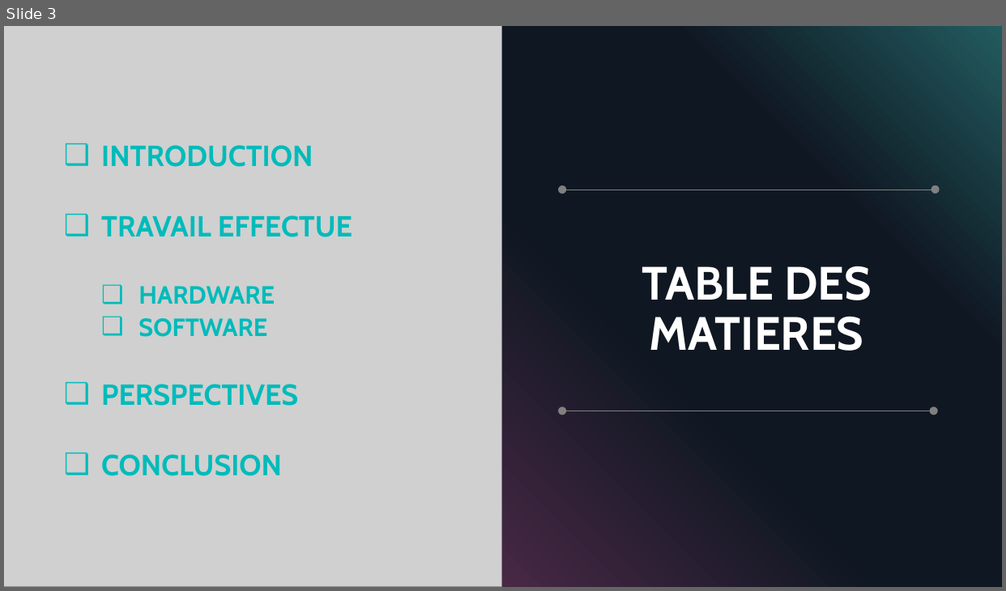
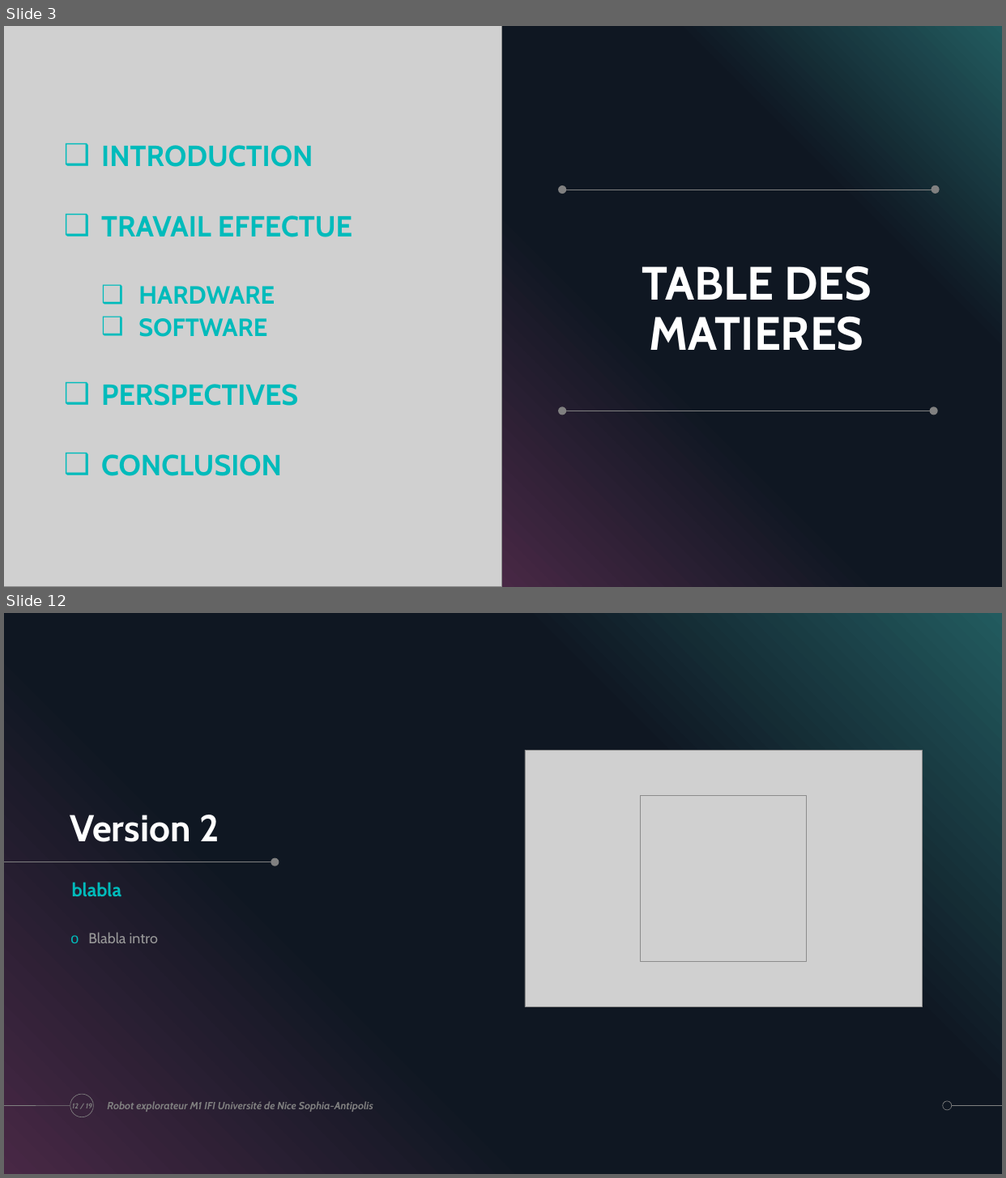
Before and after one commit to ChloeMaccarinelli/TER_M1_S2, a slide deck: doc/Diapo_LOTFI_MACCARINELLI_MARION.pptx. Shown one above the other, each under a label of ours: slide 3 before the commit, slides 3 and 12 after it; the slides between them are not shown. The pictures are 1006x591 and 1006x1178 pixels, drawn with LibreOffice and Linux fonts; fonts in the diff are those of the drawing; grey boxes stand for pictures; background and template pictures are left out. Boxes give left, top, right and bottom in pixels: in the first picture for what was removed or moved away, otherwise in the second. Text is boxed around its words. In the diff, an @@ line names an element or a change of style, - is before the commit and + after.

```diff
--- a/doc/Diapo_LOTFI_MACCARINELLI_MARION.pptx
+++ b/doc/Diapo_LOTFI_MACCARINELLI_MARION.pptx
@@ slide 12 added at (4,613,1002,1174), background #000000; not listed: 3 template elements that a slide beside it also shows @@
@@ rectangle added at (4,613,1002,1174), fill gradient #482845 to #0F1722 to #225B5F @@
@@ picture added at (525,750,923,1007) @@
@@ picture added at (641,796,807,962) @@
@@ title added at (70,815,219,842), 36 pt, text #FFFFFF, bold @@
+Version 2
@@ line added from (4, 862) to (275, 862), #808080 0.5 pt @@
@@ ellipse added at (270,858,279,866), fill #808080 @@
@@ text added at (72,882,122,897), 18 pt, text #00BBBB, bold @@
+blabla
@@ text added at (88,932,158,943), 14 pt, text #999999 @@
+o Blabla intro
@@ ellipse added at (70,1094,94,1118), outline #808080 0.5 pt @@
@@ page number added at (72,1104,92,1109), 7 pt, text #808080, bold, italic @@
+12 / 19
@@ text added at (107,1101,373,1112), 10 pt, text #808080, bold, italic @@
+Robot explorateur M1 IFI Université de Nice Sophia-Antipolis
```
Also in this commit, not shown: 8 slides changed, 8 other slides added, 17 slides removed.
